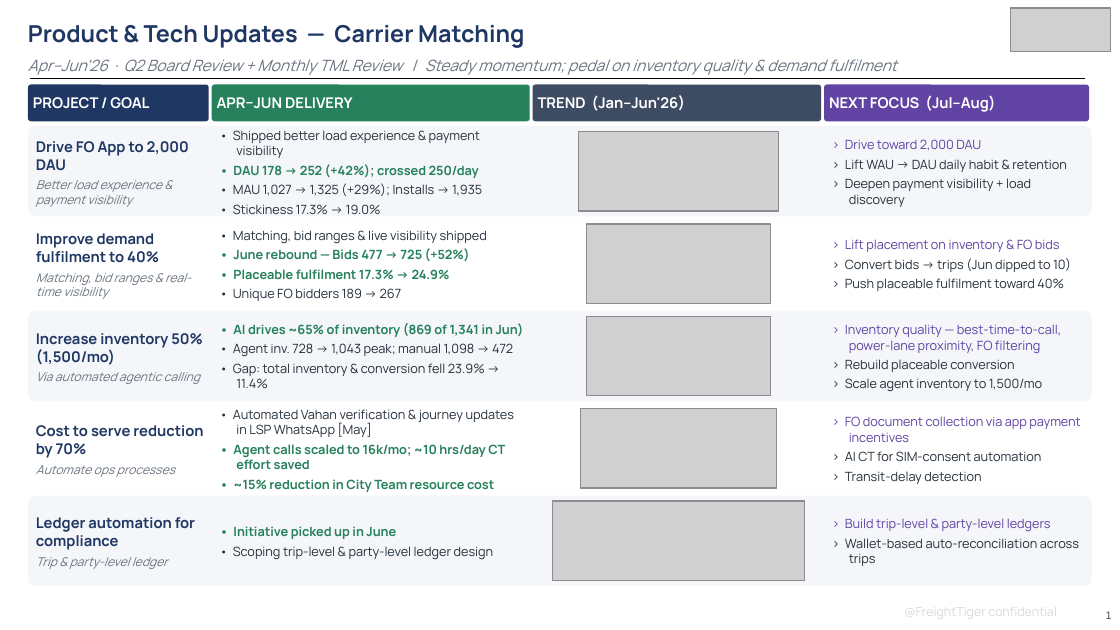
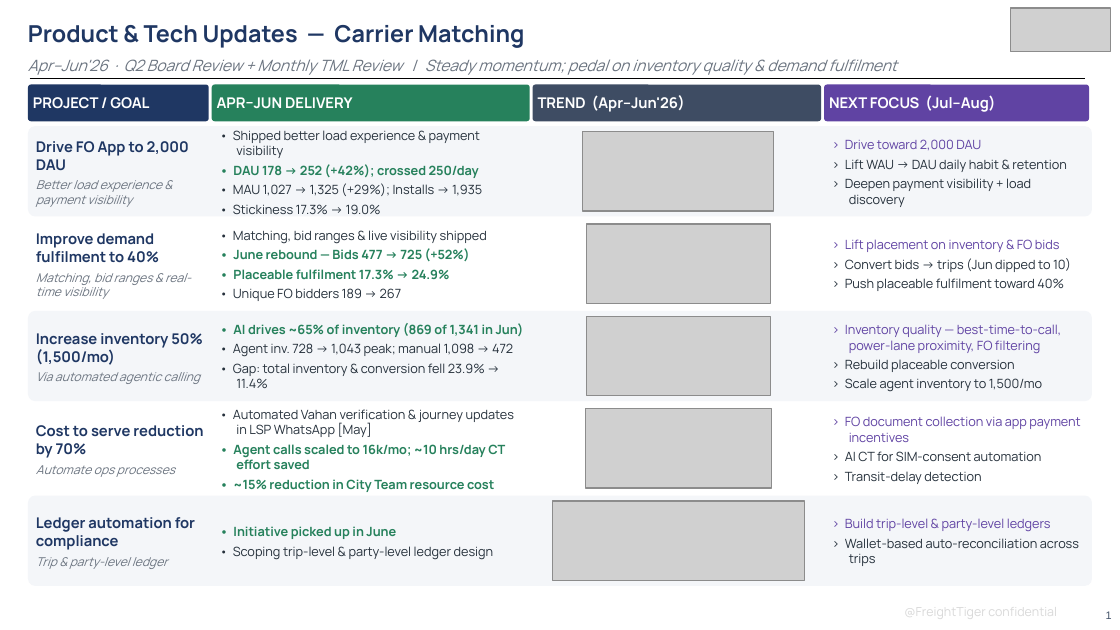
Before and after one commit to Devendra471/linear-prd-agent, a slide deck: slide 1 of board_review_q2_2026/TML_Review_CM_AprMayJun_2026_BoardReview.pptx. Drawn at 1120x630 pixels with LibreOffice and Linux fonts; fonts in the diff are those of the drawing; grey boxes stand for pictures. Boxes give left, top, right and bottom in pixels: in the first picture for what was removed or moved away, otherwise in the second. Text is boxed around its words. In the diff, an @@ line names an element or a change of style, - is before the commit and + after.

```diff
--- a/board_review_q2_2026/TML_Review_CM_AprMayJun_2026_BoardReview.pptx
+++ b/board_review_q2_2026/TML_Review_CM_AprMayJun_2026_BoardReview.pptx
@@ text at [538,95,685,112]: text changed @@
-TREND (Jan–Jun'26)
+TREND (Apr–Jun'26)
@@ picture: place and size @@
-picture at [578,132,778,212]
+picture at [582,132,774,212]
@@ picture: place and size @@
-picture at [580,409,776,488]
+picture at [586,409,772,488]
```
Also in this commit, not shown: 6 other files.
